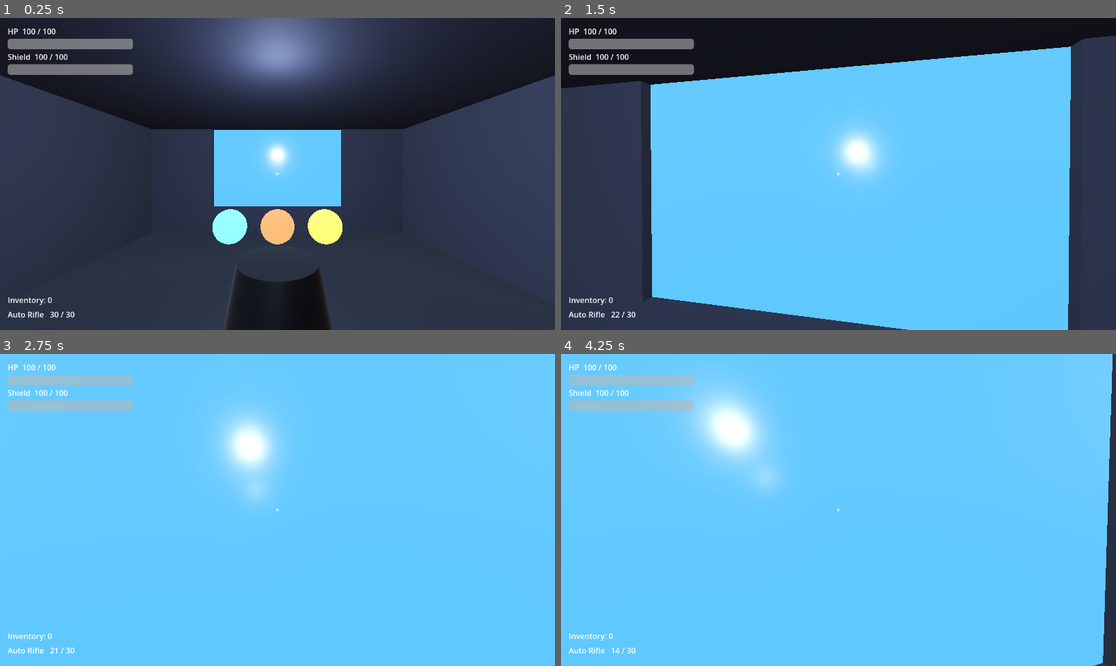
Above: before the commit, frames 1-4 (two rows, left to right).
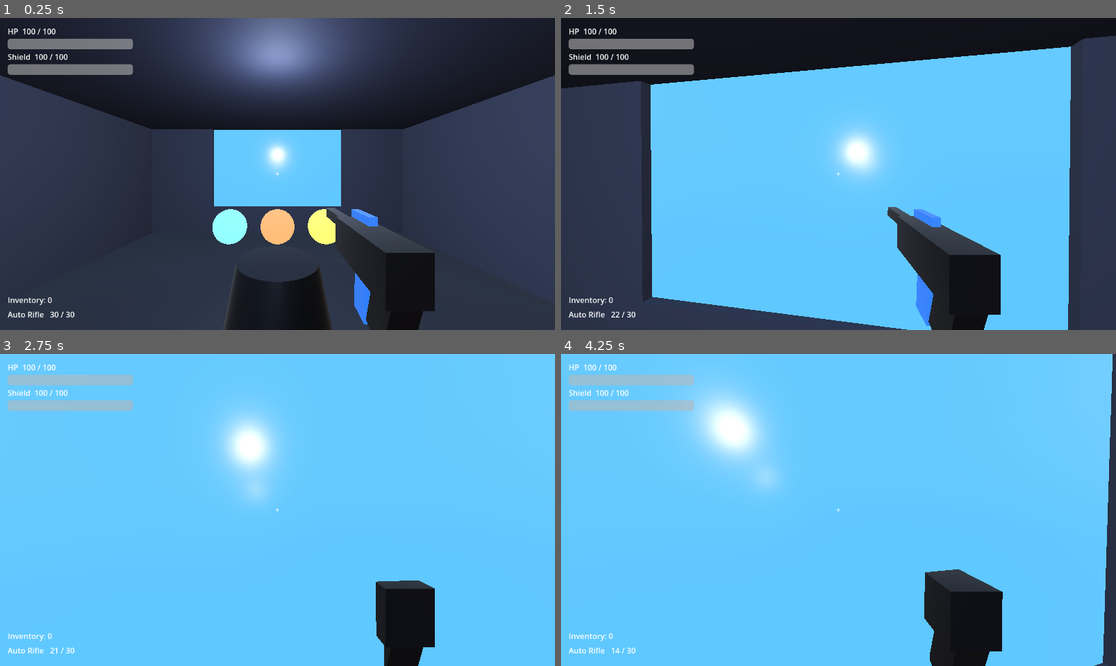
Above: after the commit, the same moments.

Repository: vasilisbit/The_Risen
Game: Godot game, scene res://scenes/hub/hub.tscn
The game is run twice, just before and just after one commit, with the same random seed, the same clock (stepped at 60 frames per second) and the same inputs.
Inputs (mouse positions are in pixels of both pictures, inside the frame that each line leads up to):
- Up to frame 1 (0.25 s): no input
- Up to frame 2 (1.5 s): tap Enter at 0.5 s; move the mouse to (866, 174) at 0.52 s; press the mouse at (866, 174) at 0.53 s; hold W (move_forward) from 0.53 s (still down); tap Space (jump) at 0.77 s; move the mouse to (810, 174) at 1.27 s; release the mouse at (810, 174) at 1.28 s; click (810, 174) at 1.35 s
- Up to frame 3 (2.75 s): keep holding W (move_forward); tap Space (jump) at 1.52 s; move the mouse to (288, 503) at 2.02 s; hold E (interact) from 2.03 s (still down); click (288, 503) at 2.3 s
- Up to frame 4 (4.25 s): keep holding W (move_forward); move the mouse to (832, 516) at 2.77 s; release E (interact) at 2.78 s; tap Shift (sprint) at 2.85 s; tap Space (jump) at 3.02, 3.77 s; click (832, 516) at 3.05 s; move the mouse to (877, 513) at 3.52 s; press the mouse at (877, 513) at 3.53 s; tap 1 (weapon_1) at 3.6 s

The runs differ from the first frame. In frame 1, 4.1% of the frame differs, in the area x 58-79%, y 60-100%; in frame 2, 5.2%, in the area x 58-80%, y 60-100%; in frame 3, 2.6%; in frame 4, 3.7%.

Commit message:
feat: Add primitive FPS weapon viewmodel
scripts/weapon_viewmodel.gd (on Camera3D/WeaponViewmodel): a low-poly gun built
from BoxMesh primitives (receiver/barrel/sight/grip/mag) sitting in the lower
right of the view, so firing is visible on screen. kick() adds a recoil impulse
(pushed back + muzzle rise) that decays each frame; weapon_manager._fire() calls
it on every discharged shot.

Deliberately built from primitives (no external assets): the GDQuest arena-FPS
gun_model.glb evaluated for this is CC-BY-NC-SA 4.0 (non-commercial + share-
alike), unsuitable for a project targeting an IGF/commercial release. Placeholder
matches the existing capsule/box art style; swap for a licensed model later.

Verified via game_eval: viewmodel present (5 parts), projects lower-right and
on-screen, wired to the manager, recoils on fire and recovers. Headless clean.

Diff:
--- a/scenes/player/guardian.tscn
+++ b/scenes/player/guardian.tscn
@@ -3,6 +3,7 @@
 [ext_resource type="Script" uid="uid://l7ec6tmmmqg5" path="res://scripts/guardian.gd" id="1_6cu61"]
 [ext_resource type="Script" uid="uid://ce0bx76alqjv5" path="res://scripts/debug_hud.gd" id="2_7yqv1"]
 [ext_resource type="Script" uid="uid://dwnqxirhkf3kp" path="res://scripts/mission_interactor.gd" id="2_gmxg0"]
+[ext_resource type="Script" uid="uid://b13uwpuw8daba" path="res://scripts/weapon_viewmodel.gd" id="3_3sear"]
 [ext_resource type="Script" uid="uid://p0rsegtkfxti" path="res://scripts/inventory_hud.gd" id="4_6t5an"]
 [ext_resource type="Script" uid="uid://4qd8fyryxbxb" path="res://scripts/weapon_manager.gd" id="4_gmxg0"]
 
@@ -43,6 +44,9 @@
 target_position = Vector3(0, 0, -12)
 collision_mask = 4
 script = ExtResource("2_gmxg0")
+
+[node name="WeaponViewmodel" type="Node3D" parent="SpringArm3D/Camera3D" unique_id=1373588399]
+script = ExtResource("3_3sear")
 
 [node name="DebugHUD" type="CanvasLayer" parent="." unique_id=499894332]
 script = ExtResource("2_7yqv1")
--- a/scripts/weapon_manager.gd
+++ b/scripts/weapon_manager.gd
@@ -15,6 +15,7 @@
 var _camera: Camera3D
 var _body: CollisionObject3D
 var _ammo_label: Label
+var _viewmodel: Node3D
 
 
 func _ready() -> void:
@@ -22,6 +23,7 @@
 	_camera = player.get_node("SpringArm3D/Camera3D") as Camera3D
 	_body = player as CollisionObject3D
 	_ammo_label = player.get_node_or_null("DebugHUD/Ammo") as Label
+	_viewmodel = _camera.get_node_or_null("WeaponViewmodel") as Node3D
 	for path in WEAPON_PATHS:
 		var w := load(path).instantiate() as Weapon
 		add_child(w)
@@ -69,12 +71,16 @@
 	var w := active_weapon()
 	if w == null or _camera == null:
 		return
+	if not w.can_fire():
+		return
 	var origin := _camera.global_position
 	var dir := -_camera.global_transform.basis.z
 	var exclude: Array[RID] = []
 	if _body != null:
 		exclude.append(_body.get_rid())
 	w.fire(origin, dir, get_world_3d(), exclude)
+	if _viewmodel != null:
+		_viewmodel.kick()                # recoil the on-screen viewmodel
 
 
 func _update_hud() -> void:
--- /dev/null
+++ b/scripts/weapon_viewmodel.gd
@@ -0,0 +1,65 @@
+extends Node3D
+## Placeholder FPS weapon viewmodel (built from primitives — no external assets,
+## no licensing). Sits under the camera in the lower-right; kick() adds a recoil
+## impulse that decays each frame, so firing reads on screen.
+
+const REST_POS := Vector3(0.32, -0.26, -0.7)
+const KICK_BACK := 0.09      # metres pushed toward the camera (+Z)
+const KICK_UP := 0.06        # radians of muzzle rise
+const RECOVER := 14.0        # recovery speed
+
+var _kick: float = 0.0
+var _rise: float = 0.0
+
+
+func _ready() -> void:
+	position = REST_POS
+	_build()
+
+
+func _build() -> void:
+	var metal := _mat(Color(0.11, 0.11, 0.13), 0.7, 0.4)
+	var accent := _mat(Color(0.15, 0.35, 0.7), 0.2, 0.5, true, Color(0.12, 0.32, 0.85), 1.0)
+	_box(Vector3(0.0, 0.0, 0.0), Vector3(0.12, 0.14, 0.42), metal)          # receiver
+	_box(Vector3(0.0, 0.03, -0.36), Vector3(0.05, 0.05, 0.34), metal)       # barrel
+	_box(Vector3(0.0, 0.10, -0.06), Vector3(0.03, 0.03, 0.16), accent)      # top sight
+	var grip := _box(Vector3(0.0, -0.13, 0.13), Vector3(0.08, 0.18, 0.1), metal)
+	grip.rotation.x = 0.3                                                    # grip angled back
+	var mag := _box(Vector3(0.0, -0.16, -0.02), Vector3(0.06, 0.16, 0.09), accent)
+	mag.rotation.x = 0.08
+
+
+func kick() -> void:
+	_kick = KICK_BACK
+	_rise = KICK_UP
+
+
+func _process(delta: float) -> void:
+	var t := clampf(RECOVER * delta, 0.0, 1.0)
+	_kick = lerpf(_kick, 0.0, t)
+	_rise = lerpf(_rise, 0.0, t)
+	position = REST_POS + Vector3(0.0, _rise * 0.25, _kick)
+	rotation.x = _rise
+
+
+func _box(center: Vector3, size: Vector3, mat: StandardMaterial3D) -> MeshInstance3D:
+	var mesh := MeshInstance3D.new()
+	var bm := BoxMesh.new()
+	bm.size = size
+	mesh.mesh = bm
+	mesh.material_override = mat
+	mesh.position = center
+	add_child(mesh)
+	return mesh
+
+
+func _mat(color: Color, metallic: float, roughness: float, emission := false, em := Color.BLACK, em_energy := 0.0) -> StandardMaterial3D:
+	var m := StandardMaterial3D.new()
+	m.albedo_color = color
+	m.metallic = metallic
+	m.roughness = roughness
+	if emission:
+		m.emission_enabled = true
+		m.emission = em
+		m.emission_energy_multiplier = em_energy
+	return m
Not shown, added: scripts/weapon_viewmodel.gd.uid
